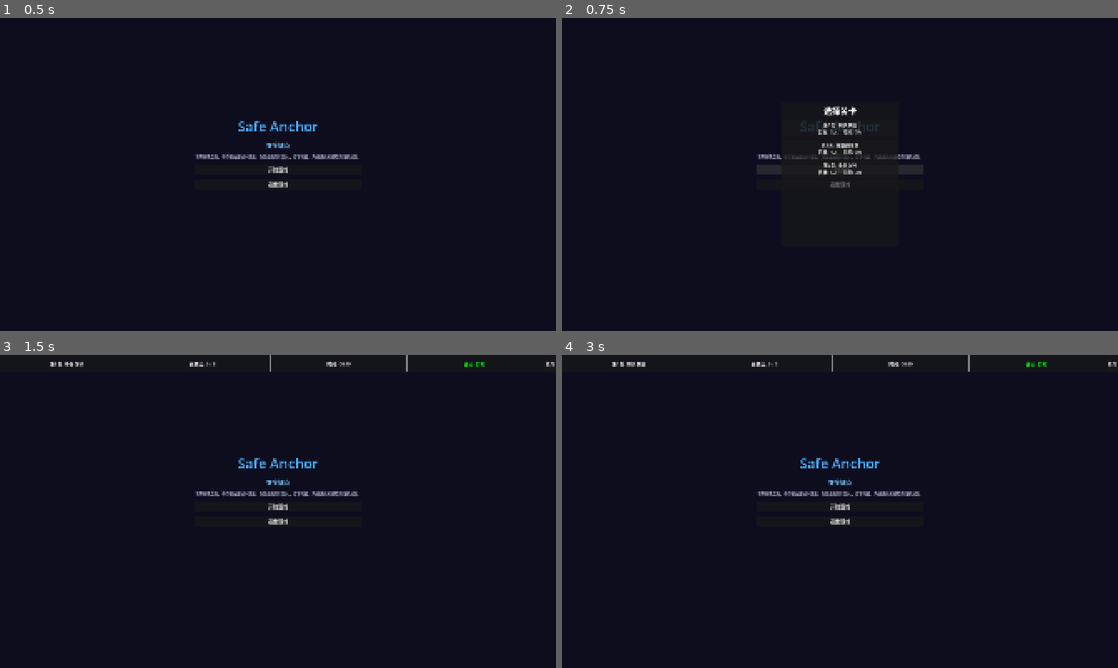
Above: before the commit, frames 1-4 (two rows, left to right).
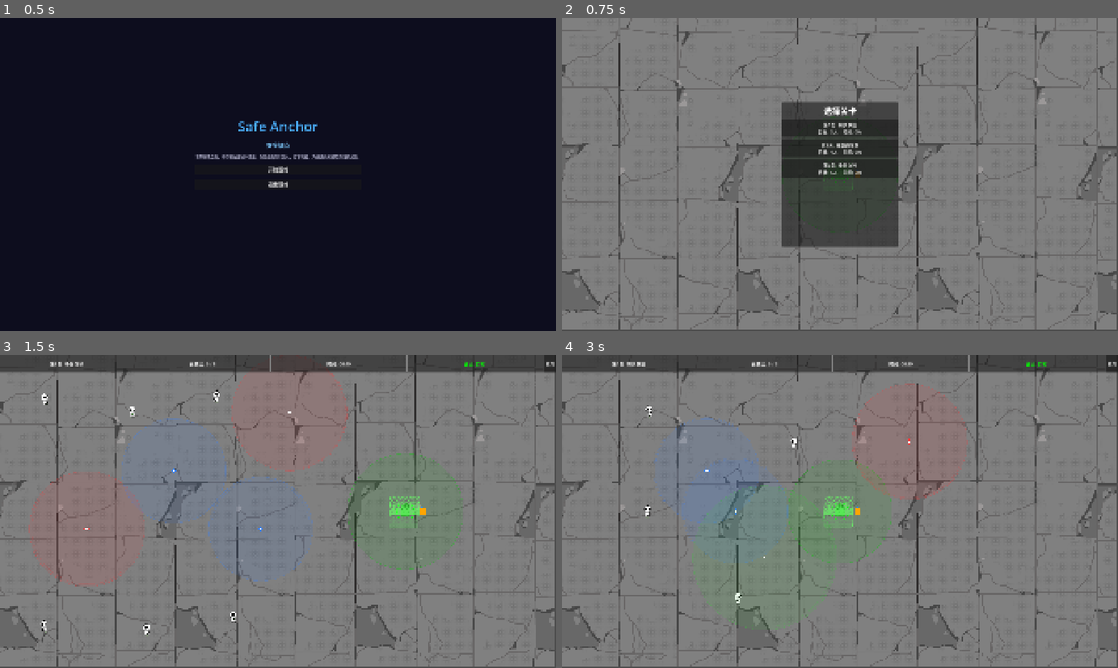
Above: after the commit, the same moments.

Repository: kunk70352-png/Safe-Anchor
Game: Godot game, scene res://src/main/main.tscn
Two runs of this game, one before a commit and one after it. Both use one fixed random seed, a clock stepped at 60 frames per second and the inputs below.
Inputs (mouse positions are in pixels of both pictures, inside the frame that each line leads up to):
- Up to frame 1 (0.5 s): no input
- Up to frame 2 (0.75 s): click "开始游戏" at 0.5 s
- Up to frame 3 (1.5 s): click (278, 505) at 1.25 s, where only the run before the commit has a clickable "开始游戏"
- Up to frame 4 (3 s): click "放弃" at 2 s; click "第1关: 初次救援 目标: 3人 | 时间: 60s" at 2.75 s

Frame 1 is identical in both runs. In frame 2, 96% of the frame differs, in the area x 0-100%, y 0-100%; in frame 3, 99%; in frame 4, 100%.

Commit message:
修复标题界面未隐藏导致选关和游戏无法显示

Diff:
--- a/src/main/main.gd
+++ b/src/main/main.gd
@@ -48,6 +48,7 @@
 
 
 func _show_level_select() -> void:
+	title_screen.visible = false
 	level_select.visible = true
 	hud.visible = false
 	victory_screen.visible = false
@@ -62,8 +63,9 @@
 func _start_current_level() -> void:
 	if _current_level_index >= _levels.size():
 		return
+	title_screen.visible = false
+	level_select.visible = false
 	hud.visible = true
-	level_select.visible = false
 	victory_screen.visible = false
 	defeat_screen.visible = false
 	var level_data := _levels[_current_level_index]
